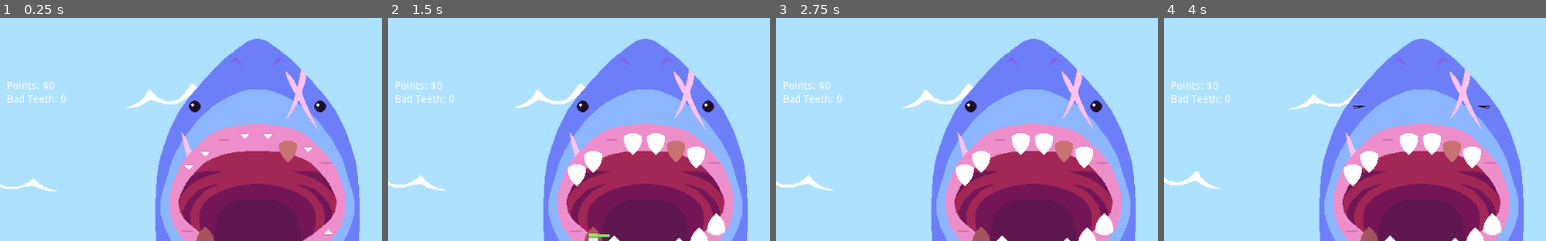
Above: before the commit, frames 1-4 (left to right).
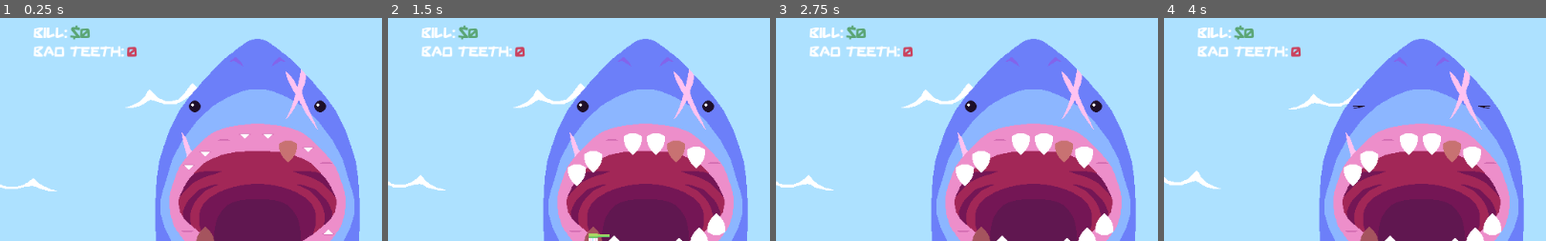
Above: after the commit, the same moments.

Repository: dojeda1/SharkTooth
Game: Godot game, scene res://Scenes/World.tscn
Same seed, same stepped clock (60 frames per second), same inputs: the game is played once before the commit and once after it.
Inputs (mouse positions are % of the whole screen's width and height, from its top left):
- Up to frame 1 (0.25 s): no input
- Up to frame 2 (1.5 s): move the mouse to (40, 61) at 0.52 s; click (40, 61) at 0.6 s; move the mouse to (42, 64) at 1.27 s; click (42, 64) at 1.35 s
- Up to frame 3 (2.75 s): move the mouse to (45, 67) at 2.02 s; click (45, 67) at 2.1 s
- Up to frame 4 (4 s): move the mouse to (47, 68) at 2.77 s; click (47, 68) at 2.85 s; move the mouse to (50, 68) at 3.52 s; click (50, 68) at 3.6 s
The pictures show only the part of the screen within x 15-65%, y 15-65%; the shares and areas given below are measured in that part.

The runs differ from the first frame. In frame 1, 1.6% of the frame differs, in the area x 2-36%, y 3-39%; in frame 2, 1.6%; in frame 3, 1.6%; in frame 4, 1.6%.

Commit message:
game loop complete.

Diff:
--- a/Scenes/Cursor.tscn
+++ b/Scenes/Cursor.tscn
@@ -36,6 +36,7 @@
 }
 
 [sub_resource type="CircleShape2D" id=3]
+radius = 2.0
 
 [node name="Cursor" type="Area2D"]
 script = ExtResource( 2 )
--- a/Scenes/Tooth.tscn
+++ b/Scenes/Tooth.tscn
@@ -257,6 +257,7 @@
 
 [node name="PullTimer" type="Timer" parent="Timers"]
 unique_name_in_owner = true
+wait_time = 1.2
 one_shot = true
 
 [node name="InitRotTimer" type="Timer" parent="Timers"]
--- a/Scenes/World.tscn
+++ b/Scenes/World.tscn
@@ -1,8 +1,9 @@
-[gd_scene load_steps=5 format=2]
+[gd_scene load_steps=6 format=2]
 
 [ext_resource path="res://Scenes/Shark.tscn" type="PackedScene" id=1]
 [ext_resource path="res://Scripts/World.gd" type="Script" id=2]
 [ext_resource path="res://Scenes/Cursor.tscn" type="PackedScene" id=3]
+[ext_resource path="res://Scenes/shark_theme.tres" type="Theme" id=4]
 [ext_resource path="res://Scenes/Wave.tscn" type="PackedScene" id=5]
 
 [node name="World" type="Node2D"]
@@ -11,12 +12,9 @@
 [node name="CanvasLayer" type="CanvasLayer" parent="."]
 
 [node name="Control" type="Control" parent="CanvasLayer"]
+unique_name_in_owner = true
 anchor_right = 1.0
 anchor_bottom = 1.0
-margin_left = 164.0
-margin_top = 176.0
-margin_right = 164.0
-margin_bottom = 176.0
 mouse_filter = 2
 __meta__ = {
 "_edit_lock_": true
@@ -24,40 +22,110 @@
 
 [node name="VBoxContainer" type="VBoxContainer" parent="CanvasLayer/Control"]
 anchor_right = 1.0
+margin_left = 200.0
+margin_top = 100.0
+margin_right = -200.0
+margin_bottom = -50.0
 size_flags_horizontal = 3
 
 [node name="HBoxContainer" type="HBoxContainer" parent="CanvasLayer/Control/VBoxContainer"]
-margin_right = 1024.0
-margin_bottom = 14.0
+margin_right = 624.0
+margin_bottom = 21.0
 
 [node name="Label" type="Label" parent="CanvasLayer/Control/VBoxContainer/HBoxContainer"]
-margin_right = 44.0
-margin_bottom = 14.0
-text = "Points:"
+margin_right = 45.0
+margin_bottom = 21.0
+theme = ExtResource( 4 )
+text = "Bill:"
 
 [node name="ScoreLabel" type="Label" parent="CanvasLayer/Control/VBoxContainer/HBoxContainer"]
 unique_name_in_owner = true
-margin_left = 48.0
-margin_right = 56.0
-margin_bottom = 14.0
+margin_left = 49.0
+margin_right = 62.0
+margin_bottom = 21.0
+theme = ExtResource( 4 )
+custom_colors/font_color = Color( 0.356863, 0.65098, 0.458824, 1 )
 text = "0"
 
 [node name="HBoxContainer2" type="HBoxContainer" parent="CanvasLayer/Control/VBoxContainer"]
-margin_top = 18.0
-margin_right = 1024.0
-margin_bottom = 32.0
+margin_top = 25.0
+margin_right = 624.0
+margin_bottom = 46.0
 
 [node name="Label" type="Label" parent="CanvasLayer/Control/VBoxContainer/HBoxContainer2"]
-margin_right = 68.0
-margin_bottom = 14.0
+margin_right = 121.0
+margin_bottom = 21.0
+theme = ExtResource( 4 )
 text = "Bad Teeth:"
 
 [node name="BadTeethLabel" type="Label" parent="CanvasLayer/Control/VBoxContainer/HBoxContainer2"]
 unique_name_in_owner = true
-margin_left = 72.0
-margin_right = 80.0
-margin_bottom = 14.0
+margin_left = 125.0
+margin_right = 138.0
+margin_bottom = 21.0
+theme = ExtResource( 4 )
+custom_colors/font_color = Color( 0.8, 0.258824, 0.368627, 1 )
 text = "0"
+
+[node name="MenuControl" type="Control" parent="CanvasLayer"]
+unique_name_in_owner = true
+visible = false
+anchor_right = 1.0
+anchor_bottom = 1.0
+__meta__ = {
+"_edit_lock_": true
+}
+
+[node name="ColorRect" type="ColorRect" parent="CanvasLayer/MenuControl"]
+anchor_right = 1.0
+anchor_bottom = 1.0
+color = Color( 0.8, 0.258824, 0.368627, 0.905882 )
+
+[node name="TextureRect" type="TextureRect" parent="CanvasLayer/MenuControl"]
+anchor_right = 1.0
+anchor_bottom = 1.0
+
+[node name="VBoxContainer2" type="VBoxContainer" parent="CanvasLayer/MenuControl"]
+anchor_right = 1.0
+margin_left = 200.0
+margin_top = 100.0
+margin_right = 298.0
+margin_bottom = 170.0
+size_flags_horizontal = 3
+
+[node name="HBoxContainer3" type="HBoxContainer" parent="CanvasLayer/MenuControl/VBoxContainer2"]
+margin_right = 1122.0
+margin_bottom = 21.0
+
+[node name="Label" type="Label" parent="CanvasLayer/MenuControl/VBoxContainer2/HBoxContainer3"]
+margin_right = 110.0
+margin_bottom = 21.0
+theme = ExtResource( 4 )
+text = "Final Bill:"
+
+[node name="FinalScoreLabel" type="Label" parent="CanvasLayer/MenuControl/VBoxContainer2/HBoxContainer3"]
+unique_name_in_owner = true
+margin_left = 114.0
+margin_right = 127.0
+margin_bottom = 21.0
+theme = ExtResource( 4 )
+custom_colors/font_color = Color( 0.356863, 0.65098, 0.458824, 1 )
+text = "0"
+
+[node name="HBoxContainer" type="HBoxContainer" parent="CanvasLayer/MenuControl/VBoxContainer2"]
+margin_top = 25.0
+margin_right = 1122.0
+margin_bottom = 52.0
+
+[node name="Button" type="Button" parent="CanvasLayer/MenuControl/VBoxContainer2/HBoxContainer"]
+margin_right = 134.0
+margin_bottom = 27.0
+theme = ExtResource( 4 )
+text = "Play Again"
+flat = true
+
+[node name="Cursor" parent="CanvasLayer" instance=ExtResource( 3 )]
+z_index = 4096
 
 [node name="Waves2" type="Node2D" parent="."]
 
@@ -76,4 +144,4 @@
 
 [node name="Shark" parent="." instance=ExtResource( 1 )]
 
-[node name="Cursor" parent="." instance=ExtResource( 3 )]
+[connection signal="pressed" from="CanvasLayer/MenuControl/VBoxContainer2/HBoxContainer/Button" to="." method="_on_Button_pressed"]
--- /dev/null
+++ b/Scenes/shark_theme.tres
@@ -0,0 +1,11 @@
+[gd_resource type="Theme" load_steps=3 format=2]
+
+[ext_resource path="res://Fonts/sharkmadeinjapan.ttf" type="DynamicFontData" id=1]
+
+[sub_resource type="DynamicFont" id=1]
+size = 20
+font_data = ExtResource( 1 )
+
+[resource]
+default_font = SubResource( 1 )
+/fonts/label = SubResource( 1 )
--- a/Scripts/Cursor.gd
+++ b/Scripts/Cursor.gd
@@ -38,7 +38,7 @@
 
 func _on_Cursor_area_entered(area):
   if area.is_in_group("tooth"):
-    print(area.is_dead)
+
     if area.is_dead:
       sprite.texture = forceps_tex
     else:
--- a/Scripts/Shark.gd
+++ b/Scripts/Shark.gd
@@ -14,8 +14,9 @@
   State.connect("bad_teeth_updated", self, "_bad_teeth_updated")
   State.connect("pulling", self, "_pulling")
   ap.play("idle")
-  choose_idle()
+  idle()
   choose_anger()
+  anger_ap.play("calm")
   pass # Replace with function body.
 
 func idle():
@@ -36,25 +37,29 @@
     choose_idle()
 
 func _pulling():
-  print('PAIN!')
   pain()
 
 func choose_idle():
-  if State.bad_teeth < 3:
+  if State.bad_teeth < 2:
     idle()
-  elif State.bad_teeth < 5:
+  elif State.bad_teeth < 4:
     mad_1()
   else:
     mad_2()
 
 func choose_anger():
-  if State.bad_teeth < 3:
+  print('BT:', str(State.bad_teeth))
+  if State.bad_teeth < 2:
+    print('calm')
     anger_ap.play("calm")
+  elif State.bad_teeth < 4:
+    print('a1')
+    anger_ap.play("anger_1")
   elif State.bad_teeth < 5:
-    anger_ap.play("anger_1")
-  elif State.bad_teeth < 6:
+    print('A2')
     anger_ap.play("anger_2")
   else:
+    print('A3')
     anger_ap.play("anger_3")
 # Called every frame. 'delta' is the elapsed time since the previous frame.
 #func _process(delta):
--- a/Scripts/State.gd
+++ b/Scripts/State.gd
@@ -11,6 +11,7 @@
 
 signal bad_teeth_updated(num)
 signal pulling
+signal end_game
 
 # Called when the node enters the scene tree for the first time.
 func _ready():
@@ -19,18 +20,28 @@
 func add_bad_teeth(amount):
   bad_teeth += amount
   emit_bad_teeth()
-  if bad_teeth >= 6:
+  if bad_teeth >= 6 && !game_over:
     game_over = true
-    print("--GAME OVER--")
+#    print("--GAME OVER--")
+    emit_end_game()
 
 func add_points(amount):
   score += amount
+
+func reset():
+  bad_teeth = 0
+  game_over = false
+  gadget_active = false
+  pulling_teeth = false
 
 func emit_bad_teeth():
   emit_signal("bad_teeth_updated", bad_teeth)
 
 func emit_pulling():
   emit_signal("pulling")
+
+func emit_end_game():
+  emit_signal("end_game")
 # Called every frame. 'delta' is the elapsed time since the previous frame.
 #func _process(delta):
 #  pass
--- a/Scripts/Tooth.gd
+++ b/Scripts/Tooth.gd
@@ -20,7 +20,6 @@
 
 # Called when the node enters the scene tree for the first time.
 func _ready():
-  print(delay)
   ap.play(state)
   if state != 'empty':
     init_rot_timer.wait_time = Global.rand(5, 10)
--- a/Scripts/World.gd
+++ b/Scripts/World.gd
@@ -7,9 +7,14 @@
 
 onready var score_label = $"%ScoreLabel"
 onready var teeth_label = $"%BadTeethLabel"
+onready var ui = $"%Control"
+onready var menu = $"%MenuControl"
+onready var final_score_label = $"%FinalScoreLabel"
 
 # Called when the node enters the scene tree for the first time.
 func _ready():
+  State.connect("end_game", self, "_end_game")
+  State.reset()
   pass # Replace with function body.
 
 
@@ -17,3 +22,16 @@
 func _process(delta):
     score_label.text = '$' + str(State.score)
     teeth_label.text = str(State.bad_teeth)
+
+func reload():
+  get_tree().reload_current_scene()
+
+func _end_game():
+  final_score_label.text = "$" + str(State.score)
+  ui.visible = false
+  menu.visible = true
+
+
+func _on_Button_pressed():
+  reload()
+  pass # Replace with function body.
Binary file added: Fonts/sharkmadeinjapan.ttf
